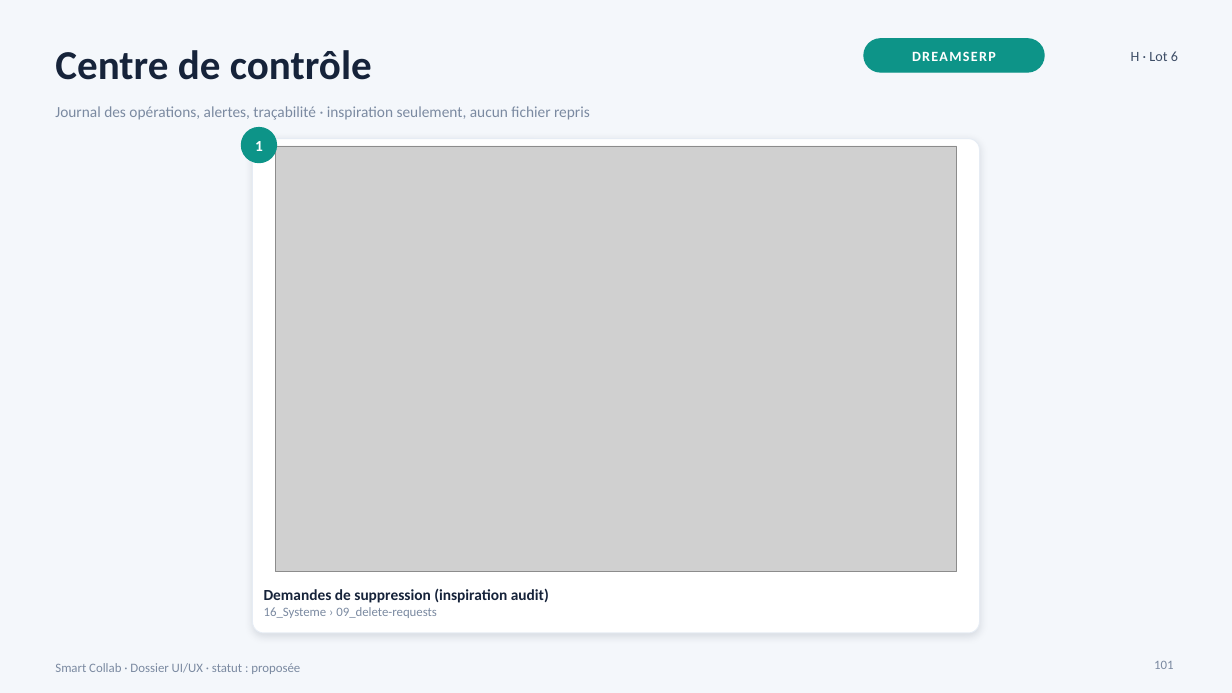
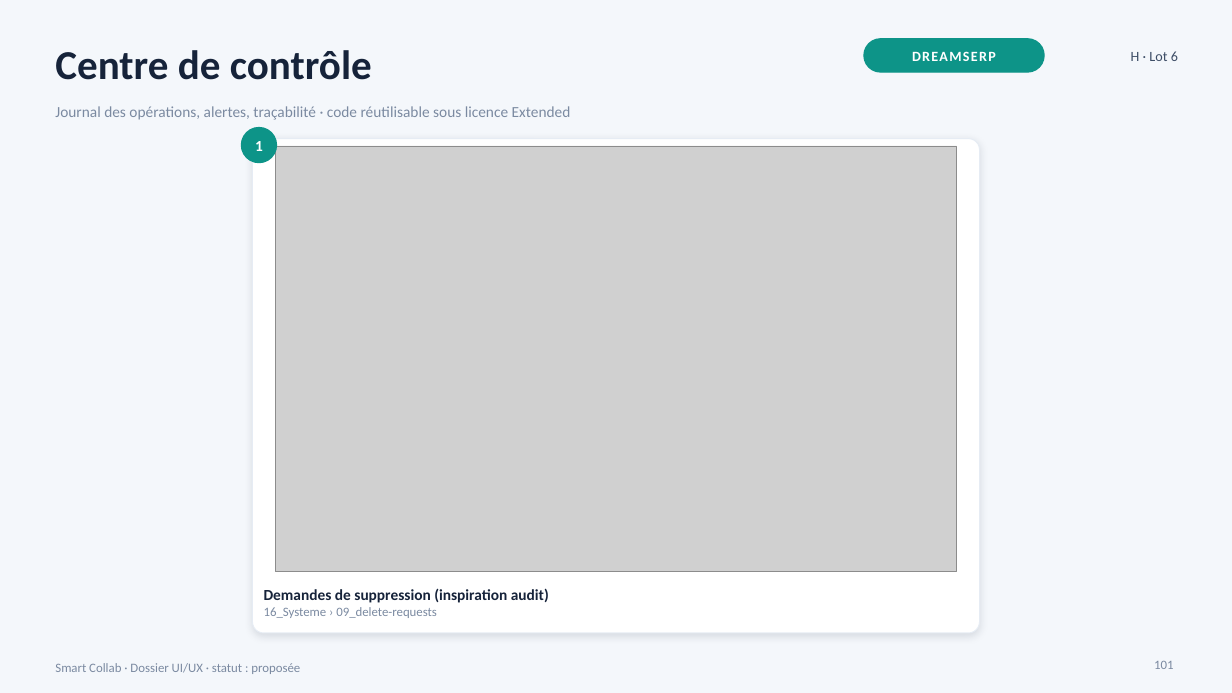
Before and after one commit to Sydney854/smart-collab, a slide deck: slide 101 of 05_UI_UX/DOSSIER_UI_UX_MODULES.pptx. Drawn at 1232x693 pixels with LibreOffice and Linux fonts; fonts in the diff are those of the drawing; grey boxes stand for pictures. Boxes give left, top, right and bottom in pixels: in the first picture for what was removed or moved away, otherwise in the second. Text is boxed around its words. In the diff, an @@ line names an element or a change of style, - is before the commit and + after.

```diff
--- a/05_UI_UX/DOSSIER_UI_UX_MODULES.pptx
+++ b/05_UI_UX/DOSSIER_UI_UX_MODULES.pptx
@@ text at bbox=[55, 106, 571, 120]: text changed @@
-Journal des opérations, alertes, traçabilité · inspiration seulement, aucun fichier repris
+Journal des opérations, alertes, traçabilité · code réutilisable sous licence Extended
```
Also in this commit, not shown: 37 other slides changed, 15 other files.
